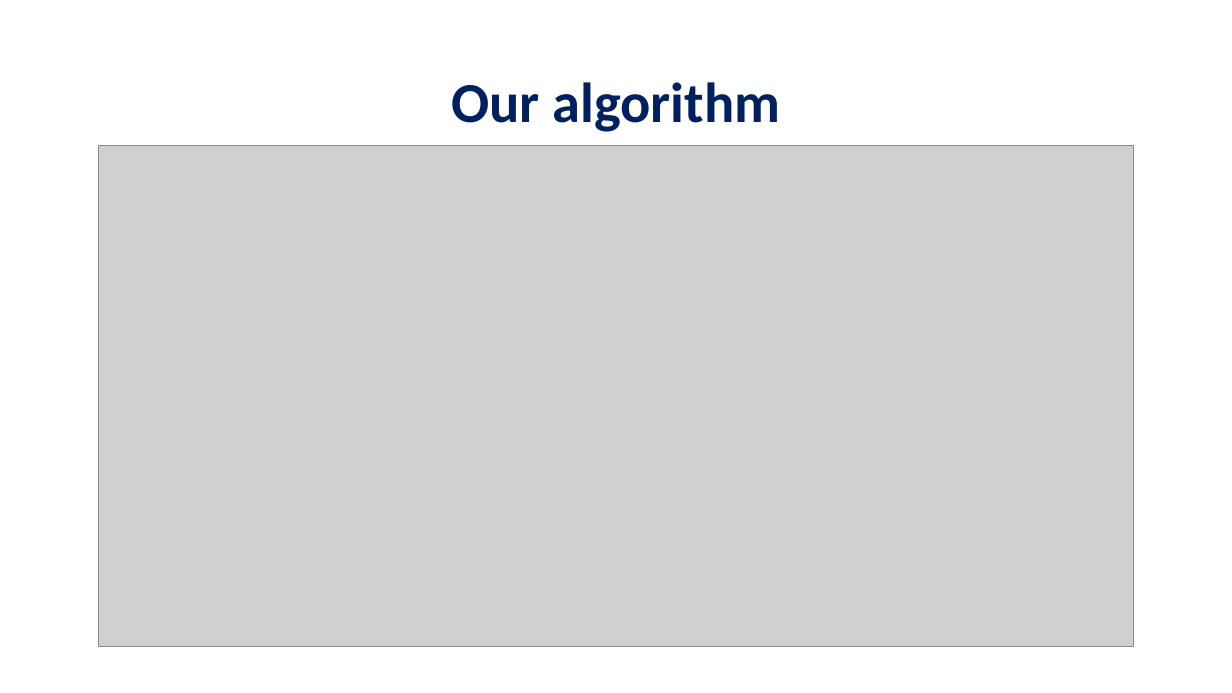
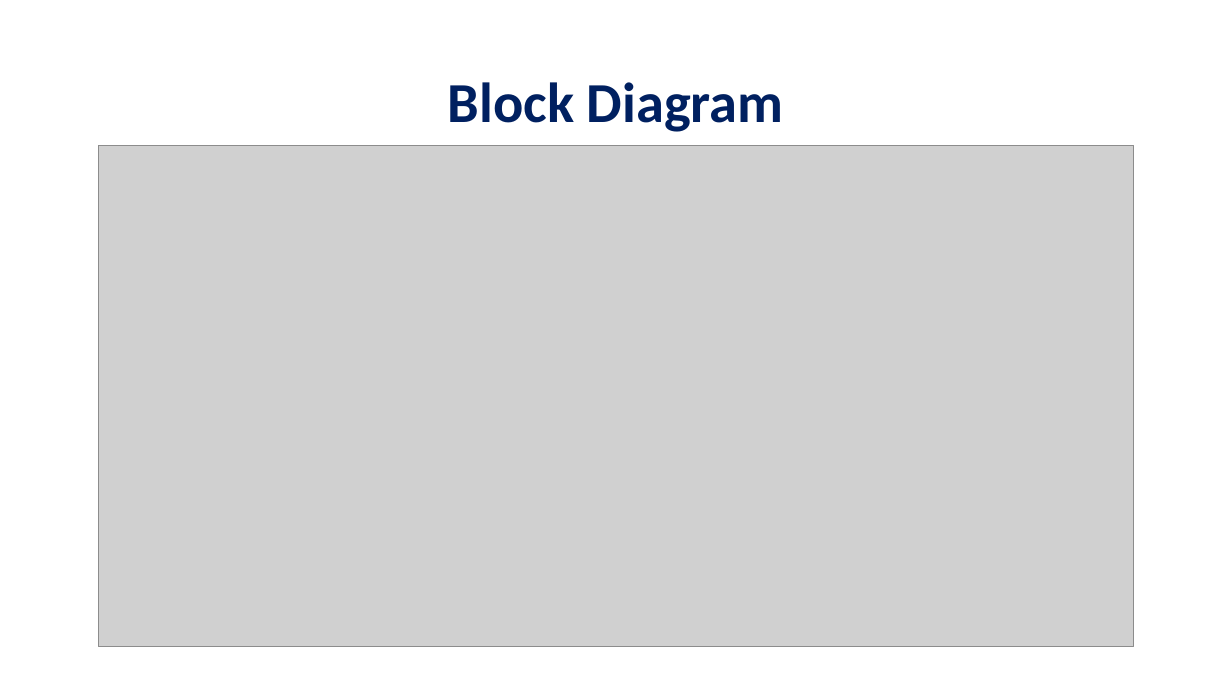
Before and after one commit to Cohen-Yoav/Project-A---Airport-Management, a slide deck: slide 13 of חומר עזר לפרויקט/project_A.pptx. Drawn at 1232x693 pixels with LibreOffice and Linux fonts; fonts in the diff are those of the drawing; grey boxes stand for pictures; background and template pictures are left out. Boxes give left, top, right and bottom in pixels: in the first picture for what was removed or moved away, otherwise in the second. Text is boxed around its words. In the diff, an @@ line names an element or a change of style, - is before the commit and + after.

```diff
--- a/חומר עזר לפרויקט/project_A.pptx
+++ b/חומר עזר לפרויקט/project_A.pptx
@@ title at (448,82,784,132): text changed @@
-Our algorithm
+Block Diagram
```
Also in this commit, not shown: 2 other slides changed, 3 slides added, 3 slides removed.
